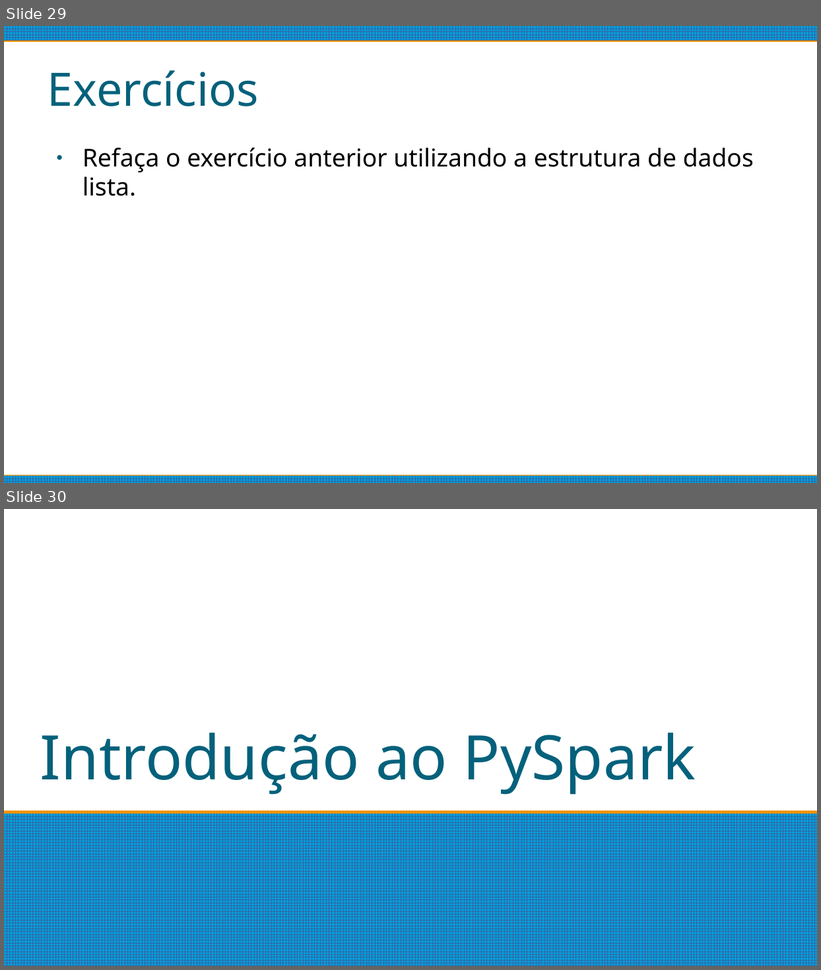
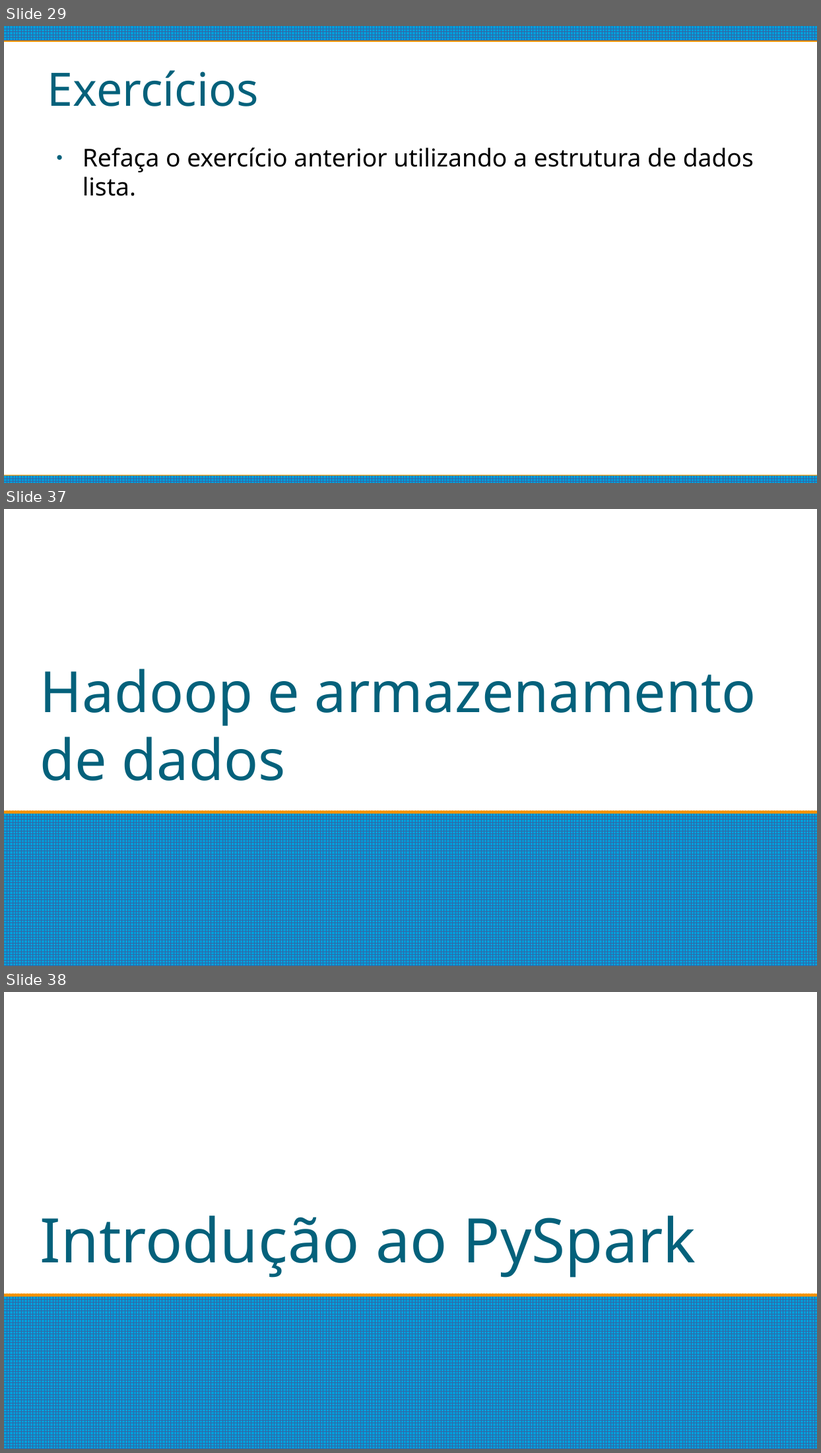
Before and after one commit to matheushpalves/estacioBigData, a slide deck: Introdução.odp. Shown one above the other, each under a label of ours: slides 29 and 30 before the commit, slides 29, 37 and 38 after it; the slides between them are not shown. The pictures are 821x970 and 821x1453 pixels, drawn with LibreOffice and Linux fonts; fonts in the diff are those of the drawing. Boxes give left, top, right and bottom in pixels: in the first picture for what was removed or moved away, otherwise in the second. Text is boxed around its words. In the diff, an @@ line names an element or a change of style, - is before the commit and + after.

```diff
--- a/Introdução.odp
+++ b/Introdução.odp
@@ slide 37 added at box(4, 509, 817, 966), background #FFFFFF; not listed: 1 template element that a slide beside it also shows @@
@@ title added at box(40, 669, 756, 781), 55.5 pt, text #04617B @@
+Hadoop e armazenamento de dados
@@ what was slide 30 is now slide 38 @@
```
Also in this commit, not shown: 7 other slides added.
